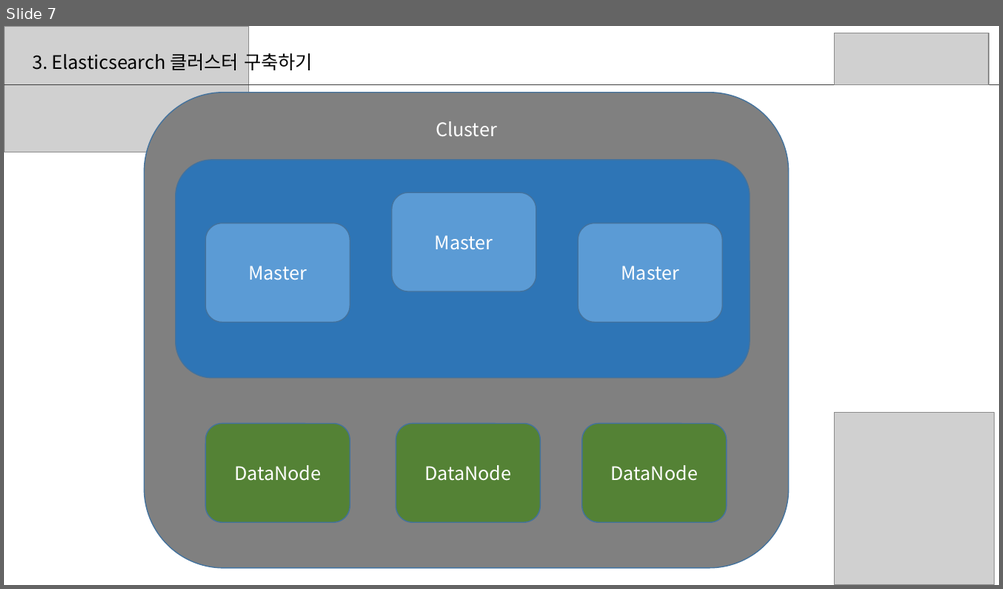
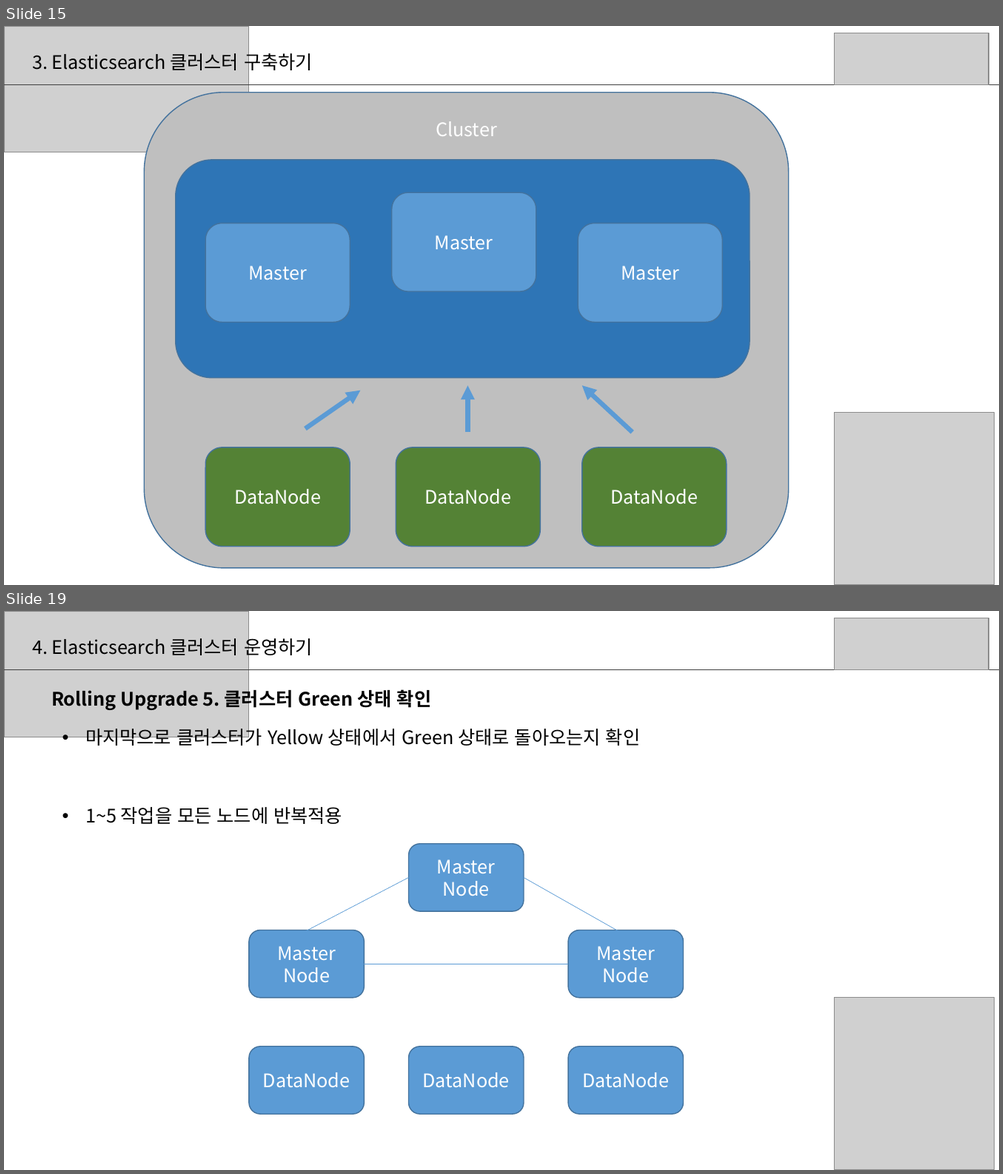
Before and after one commit to sup2is/dev-note, a slide deck: study/elasticsearch/Elasticsearch스터디2주차자료.pptx. Shown one above the other, each under a label of ours: slide 7 before the commit, slides 15 and 19 after it; the slides between them are not shown. The pictures are 1003x589 and 1003x1174 pixels, drawn with LibreOffice and Linux fonts; fonts in the diff are those of the drawing; grey boxes stand for pictures. Boxes give left, top, right and bottom in pixels: in the first picture for what was removed or moved away, otherwise in the second. Text is boxed around its words. In the diff, an @@ line names an element or a change of style, - is before the commit and + after.

```diff
--- a/study/elasticsearch/Elasticsearch스터디2주차자료.pptx
+++ b/study/elasticsearch/Elasticsearch스터디2주차자료.pptx
@@ slide 19 added at [4,611,999,1170], background #FFFFFF @@
@@ picture added at [4,611,249,737] @@
@@ picture added at [834,618,988,669] @@
@@ text added at [32,635,313,658], 18 pt, text #000000 @@
+4. Elasticsearch 클러스터 운영하기
@@ line added from (4, 670) to (999, 670), #404040 0.5 pt @@
@@ text added at [51,686,431,710], 18 pt, text #000000, bold @@
+Rolling Upgrade 5. 클러스터 Green 상태 확인
@@ text added at [85,725,640,749], 18 pt, text #000000 @@
+• 마지막으로 클러스터가 Yellow 상태에서 Green 상태로 돌아오는지 확인
@@ text added at [85,807,342,824], 18 pt, text #000000 @@
+• 1~5 작업을 모든 노드에 반복적용
@@ rounded rectangle added at [408,844,523,911], fill #5B9BD5, outline #43739E 1 pt, 18 pt, text #FFFFFF @@
+Master
+Node
@@ line added from (408, 878) to (292, 939), #5B9BD5 0.5 pt @@
@@ line added from (523, 878) to (642, 945), #5B9BD5 0.5 pt @@
@@ rounded rectangle added at [249,931,364,998], fill #5B9BD5, outline #43739E 1 pt, 18 pt, text #FFFFFF @@
+Master
+Node
@@ rounded rectangle added at [568,931,683,998], fill #5B9BD5, outline #43739E 1 pt, 18 pt, text #FFFFFF @@
+Master
+Node
@@ line added from (364, 964) to (568, 964), #5B9BD5 0.5 pt @@
@@ picture added at [834,998,994,1170] @@
@@ rounded rectangle added at [249,1047,364,1115], fill #5B9BD5, outline #43739E 1 pt, 18 pt, text #FFFFFF @@
+DataNode
@@ rounded rectangle added at [408,1047,523,1115], fill #5B9BD5, outline #43739E 1 pt, 18 pt, text #FFFFFF @@
+DataNode
@@ rounded rectangle added at [568,1047,683,1115], fill #5B9BD5, outline #43739E 1 pt, 18 pt, text #FFFFFF @@
+DataNode
@@ what was slide 7 is now slide 15 @@
@@ slide 15 changed as well @@
@@ rounded rectangle "Cluster" at [145,93,789,568]: fill #808080 to #BFBFBF @@
@@ arrow added from (305, 429) to (361, 391), #5B9BD5 4.5 pt @@
@@ arrow added from (467, 432) to (467, 386), #5B9BD5 4.5 pt @@
@@ arrow added from (632, 432) to (582, 386), #5B9BD5 4.5 pt @@
@@ 3 rounded rectangles: place and size @@
-3 rounded rectangles at [205,423,726,523]
+3 rounded rectangles at [205,448,726,547]
```
Also in this commit, not shown: 5 other slides changed, 30 other slides added.
